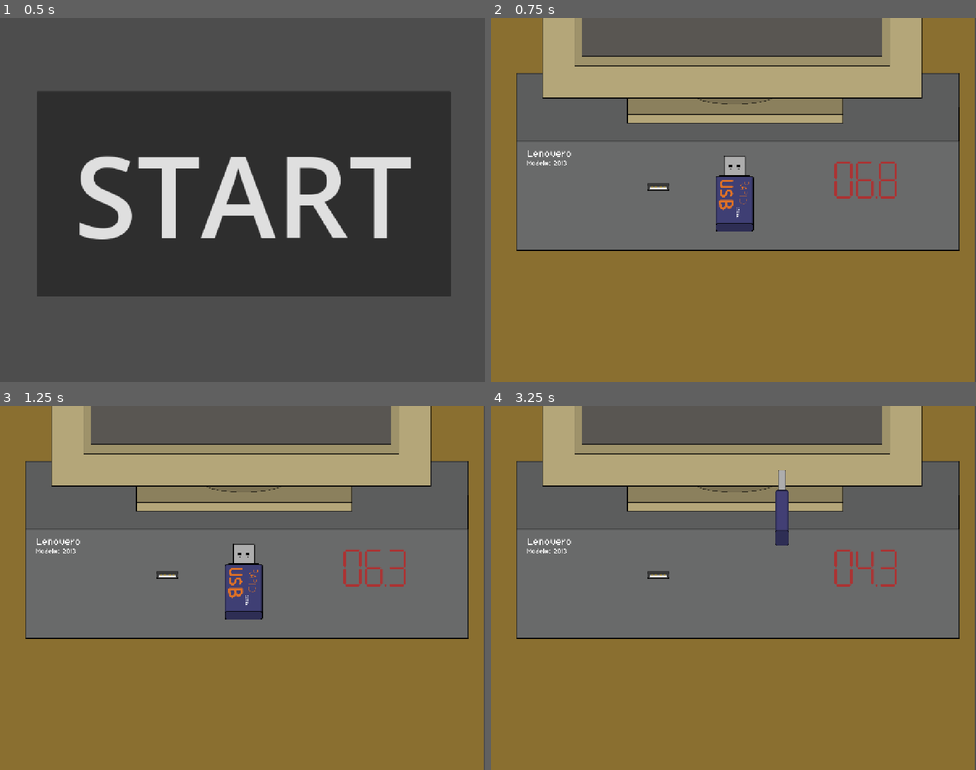
Above: before the commit, frames 1-4 (two rows, left to right).
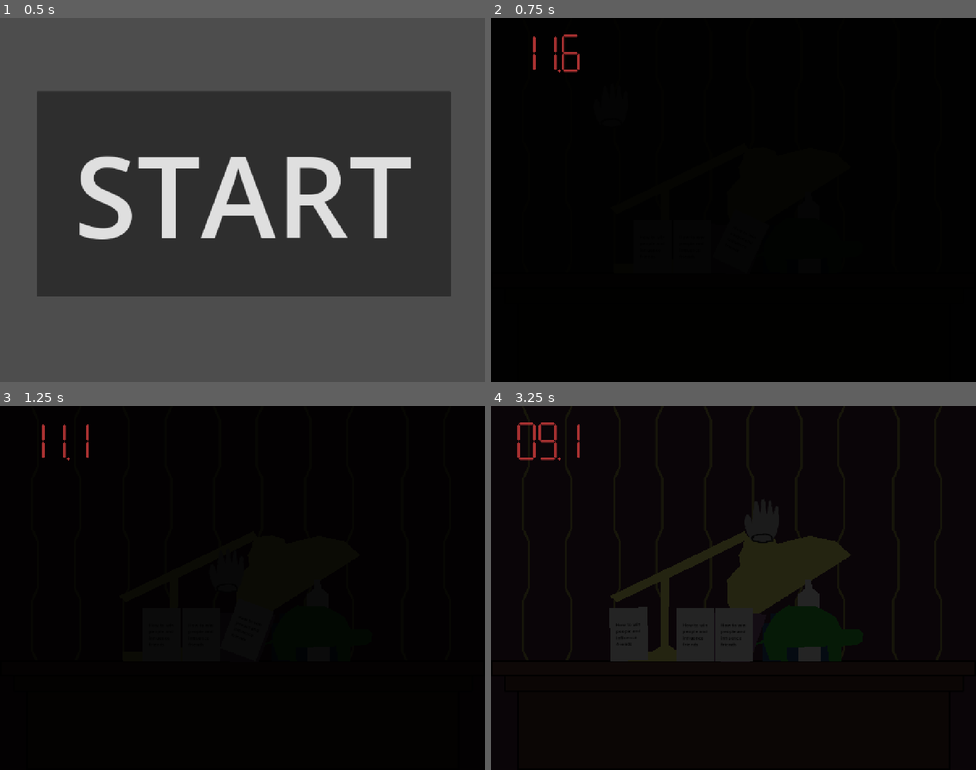
Above: after the commit, the same moments.

Repository: tom-frantz/gmtk-2026
Game: Godot game, scene res://scenes/main_menu.tscn
Two runs of this game, one before a commit and one after it. Both use one fixed random seed, a clock stepped at 60 frames per second and the inputs below. Sound files missing from this copy of the repository are replaced by a short silence.
Inputs (mouse positions are in pixels of both pictures, inside the frame that each line leads up to):
- Up to frame 1 (0.5 s): no input
- Up to frame 2 (0.75 s): click "START" at 0.5 s
- Up to frame 3 (1.25 s): no input
- Up to frame 4 (3.25 s): move the mouse to (840, 569) at 1.27 s; click (840, 569) at 1.35 s; tap Enter at 2 s; move the mouse to (636, 606) at 2.02 s; click (636, 606) at 2.1 s; move the mouse to (782, 507) at 2.77 s; click (782, 507) at 2.85 s

Frame 1 is identical in both runs. In frame 2, 99% of the frame differs, in the area x 0-100%, y 0-100%; in frame 3, 99%; in frame 4, 99%.

Commit message:
feet: make it a game?

Diff:
--- a/scenes/button.gd
+++ b/scenes/button.gd
@@ -9,4 +9,4 @@
 	pass
 
 func _go_to_scene() -> void:
-	get_tree().change_scene_to_file("res://scenes/minigames/evil_usb/minigame_usb.tscn")
+	get_tree().change_scene_to_file("res://scenes/minigames/alarm_clock/alarm_clock_v2.tscn")
--- a/scenes/common/timer/timer.gd
+++ b/scenes/common/timer/timer.gd
@@ -9,47 +9,47 @@
 signal timeout
 
 @export var show_minutes: bool = true:
-    set(value):
-        show_minutes = value
-        if Engine.is_editor_hint():
-            update_minute_visibility()
+	set(value):
+		show_minutes = value
+		if Engine.is_editor_hint():
+			update_minute_visibility()
 
 var timer: Timer
 var digits: Array[TimerDigit2D]
 
 func _ready() -> void:
-    timer = %Timer
-    digits = [
-        %minute_tens,
-        %minute_digits,
-        %second_tens,
-        %second_digits,
-        %deciseconds
-    ]
-    update_minute_visibility()
+	timer = %Timer
+	digits = [
+		%minute_tens,
+		%minute_digits,
+		%second_tens,
+		%second_digits,
+		%deciseconds
+	]
+	update_minute_visibility()
 
 # Called every frame. 'delta' is the elapsed time since the previous frame.
 func _process(_delta: float) -> void:
-    var time_left: int = int(timer.time_left * MIN_UNIT_IN_SECONDS)
-    for d in digits:
-        time_left = d.update_time(time_left)
+	var time_left: int = int(timer.time_left * MIN_UNIT_IN_SECONDS)
+	for d in digits:
+		time_left = d.update_time(time_left)
 
 func update_minute_visibility() -> void:
-    if show_minutes:
-        (%minute_tens as Node2D).show()
-        (%minute_digits as Node2D).show()
-        (%double_dots as Node2D).show()
-        (%visuals as Node2D).position.x = 0
-    else:
-        (%minute_tens as Node2D).hide()
-        (%minute_digits as Node2D).hide()
-        (%double_dots as Node2D).hide()
+	if show_minutes:
+		(%minute_tens as Node2D).show()
+		(%minute_digits as Node2D).show()
+		(%double_dots as Node2D).show()
+		(%visuals as Node2D).position.x = 0
+	else:
+		(%minute_tens as Node2D).hide()
+		(%minute_digits as Node2D).hide()
+		(%double_dots as Node2D).hide()
 
-        var left_x: float = (%second_tens as Node2D).position.x
-        var right_x: float = (%deciseconds as Node2D).position.x
-        var offset_x: float = (right_x + left_x + DIGIT_WIDTH) / 2
-        (%visuals as Node2D).position.x = -offset_x
+		var left_x: float = (%second_tens as Node2D).position.x
+		var right_x: float = (%deciseconds as Node2D).position.x
+		var offset_x: float = (right_x + left_x + DIGIT_WIDTH) / 2
+		(%visuals as Node2D).position.x = -offset_x
 
 
 func _on_timer_timeout() -> void:
-    emit_signal("timeout")
+	emit_signal("timeout")
--- a/scenes/common/timer/timer_digit.gd
+++ b/scenes/common/timer/timer_digit.gd
@@ -4,17 +4,17 @@
 class_name TimerDigit2D
 
 @export_range(0, 9, 1, "or_greater", "or_less", "prefer_slider") var digit: int = 0:
-    set(value):
-        digit = value
-        if Engine.is_editor_hint():
-            frame = digit
+	set(value):
+		digit = value
+		if Engine.is_editor_hint():
+			frame = digit
 @export var divisor: int = 1
 
 func _init() -> void:
-    frame = digit
+	frame = digit
 
 func update_time(time: int) -> int:
-    digit = time / divisor
-    # digit = ceili((time as float) / (divisor as float))
-    frame = digit
-    return time % divisor
+	digit = time / divisor
+	# digit = ceili((time as float) / (divisor as float))
+	frame = digit
+	return time % divisor
--- a/scenes/minigames/alarm_clock/alarm_clock_v2.tscn
+++ b/scenes/minigames/alarm_clock/alarm_clock_v2.tscn
@@ -89,15 +89,6 @@
 theme_override_font_sizes/font_size = 300
 text = "LOSER!"
 
-[node name="Label" parent="LevelTimer/Timer/fail_banner" index="0"]
-layout_mode = 0
-offset_left = 155.0
-offset_top = 373.0
-offset_right = 820.0
-offset_bottom = 466.0
-theme_override_font_sizes/font_size = 68
-text = "(click to go to menu)"
-
 [node name="lose_audio" type="AudioStreamPlayer" parent="LevelTimer/Timer" index="1" unique_id=279698726]
 unique_name_in_owner = true
 stream = ExtResource("13_5faxw")
--- a/scenes/minigames/alarm_clock/alarm_clock_v_2.gd
+++ b/scenes/minigames/alarm_clock/alarm_clock_v_2.gd
@@ -2,6 +2,7 @@
 
 var timer: Timer
 var background_music: AudioStreamPlayer
+var has_won: bool = false;
 
 # Called when the node enters the scene tree for the first time.
 func _ready() -> void:
@@ -26,3 +27,5 @@
 	background_music.stop()
 	if !%win_audio.playing:
 		%win_audio.play()
+	await get_tree().create_timer(2.0).timeout
+	get_tree().change_scene_to_file("res://scenes/minigames/evil_usb/minigame_usb.tscn")
--- a/scenes/minigames/evil_usb/usb.gd
+++ b/scenes/minigames/evil_usb/usb.gd
@@ -64,6 +64,9 @@
 		background_music.stop()
 		if !win_audio.playing:
 			win_audio.play()
+		await get_tree().create_timer(2.0).timeout
+		get_tree().change_scene_to_file("res://scenes/minigames/finger_hammer/minigame_finger_hammer.tscn")
+
 
 func update_collisions() -> void:
 	var free: int = 0b00000000_00000000_00000000_00000010
